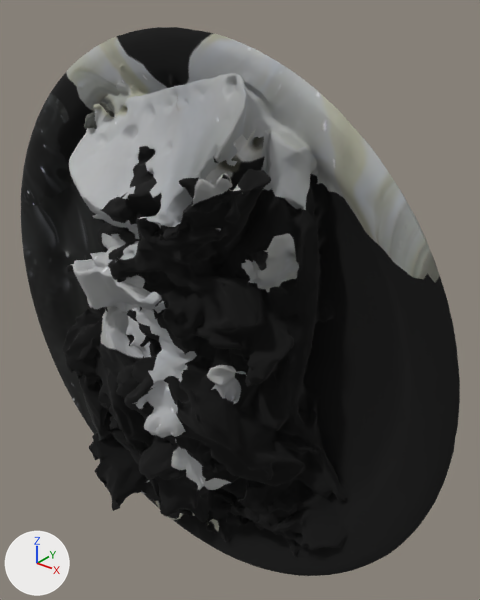
The OBJ model models/salad_plate/meshes/model.obj as it was, and as the next commit left it.
The view is the same before and after, from a camera (50 mm lens) standing at (0.165, -0.19, 0.129) and looking at (0.017, -0.005, 0.014). Lighting does not change. The marker at lower left points along +X, +Y and +Z. The picture after the commit comes second. Where no turn or scale is listed for an object, it has been applied to the vertices.

Names of what the first picture shows: 'model'.
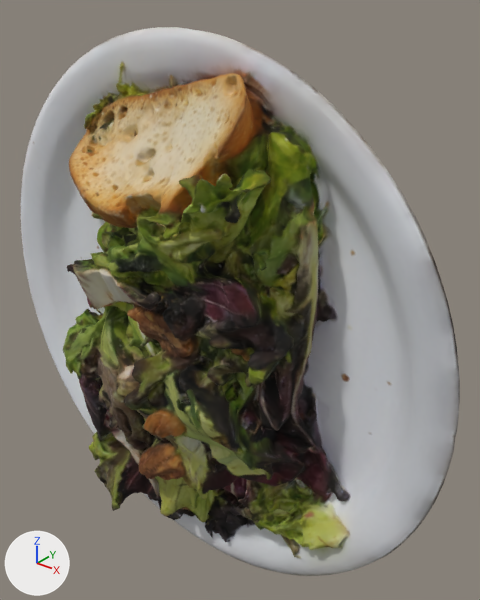
Location of each change, (x1, y1, x2, y2) in pixels of the pictures (480 x 600 px):
```json
{"object": "model", "change": "recoloured", "before": [21, 27, 460, 576], "after": [21, 27, 460, 576]}
```

The change, as JSON lines over the scene's bpy script:
```json
{"op": "add", "block": "img_salad_plate_texture_png", "code": ["img_salad_plate_texture_png = load_image('salad_plate_texture.png', '../materials/textures/salad_plate_texture.png', 1024, 1024, 'sRGB')"]}
{"op": "add", "block": "mat_salad_plate_material_0", "code": ["mat_salad_plate_material_0 = principled_material('salad_plate_material_0')", "mat_salad_plate_material_0.texture = img_salad_plate_texture_png", "mat_salad_plate_material_0.roughness = 0.993"]}
{"block": "me_model", "where": "me_model.from_pydata(...)  # 16416 vertices, 32868 faces; spans x -0.114..0.114, y -0.055..0.0, z -0.114..0.114"}
{"op": "remove", "block": "me_model", "code": "me_model.materials.append(mat_material_0)  # picture img_texture_png"}
{"op": "add", "block": "me_model", "code": "me_model.materials.append(mat_salad_plate_material_0)  # picture img_salad_plate_texture_png"}
```
